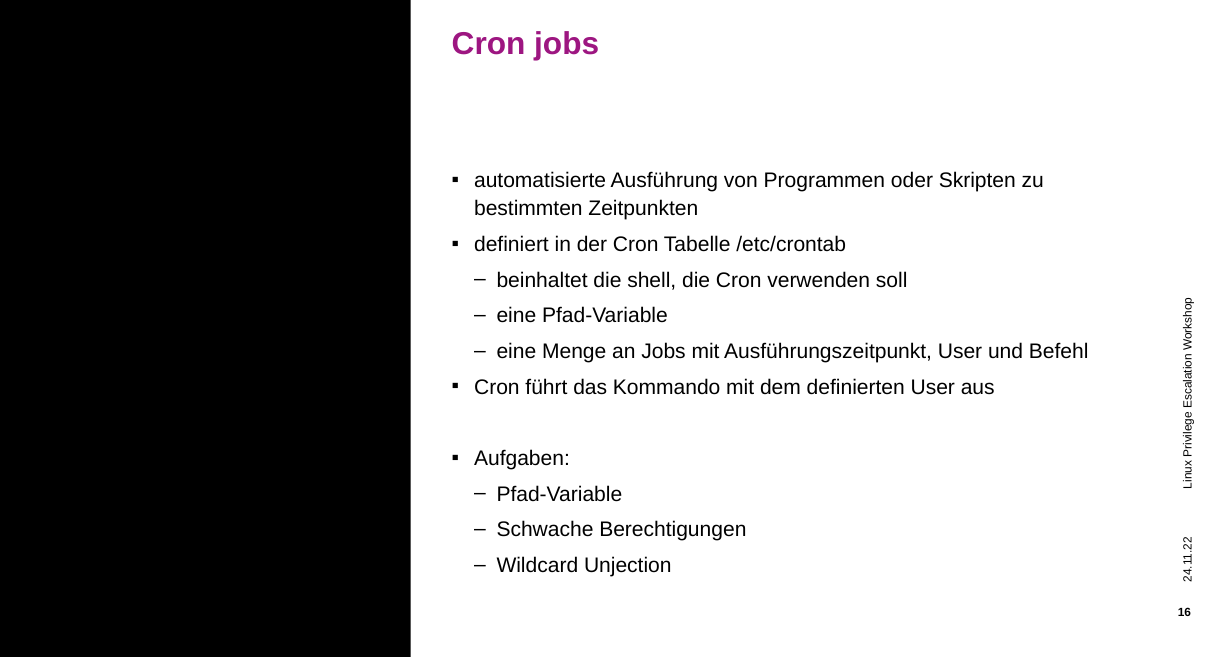
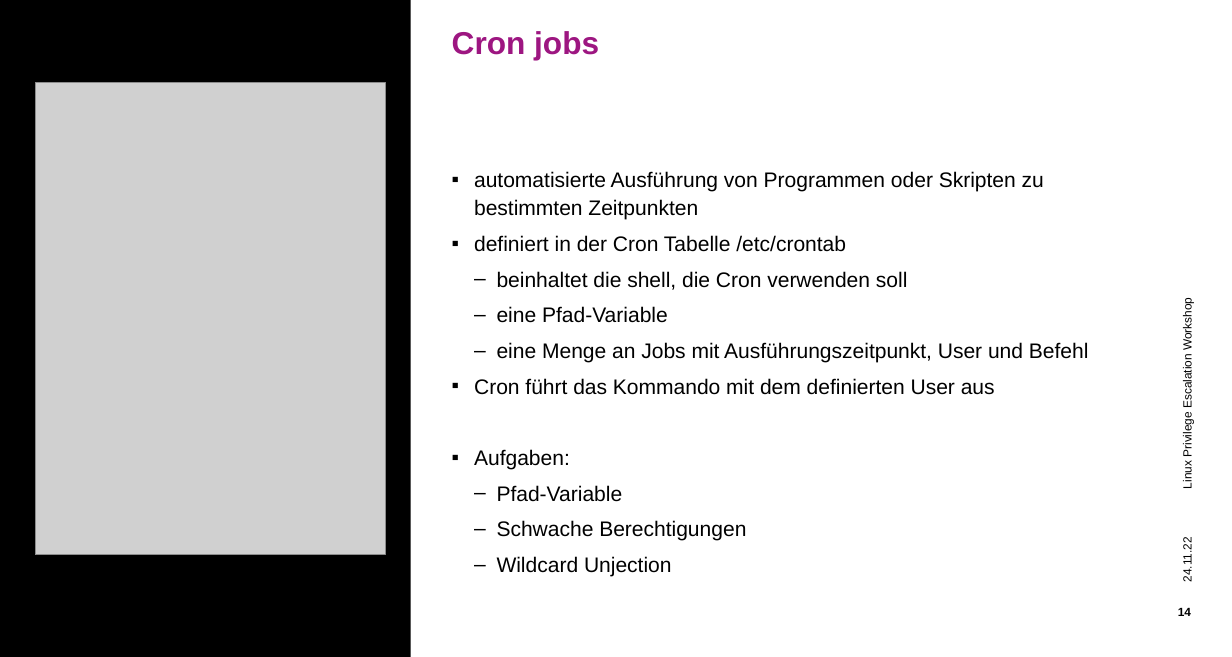
Before and after one commit to hueami/lpe_workshop, a slide deck: slide 14 of Powerpoint.pptx (slide 16 before the commit). Drawn at 1232x657 pixels with LibreOffice and Linux fonts; fonts in the diff are those of the drawing; grey boxes stand for pictures; background and template pictures are left out. Boxes give left, top, right and bottom in pixels: in the first picture for what was removed or moved away, otherwise in the second. Text is boxed around its words. In the diff, an @@ line names an element or a change of style, - is before the commit and + after.

```diff
--- a/Powerpoint.pptx
+++ b/Powerpoint.pptx
@@ picture added at (x1=35, y1=83, x2=385, y2=556) @@
@@ page number at (x1=1178, y1=608, x2=1191, y2=616): text changed @@
-16
+14
```
Also in this commit, not shown: 7 other slides changed, 2 slides removed.
